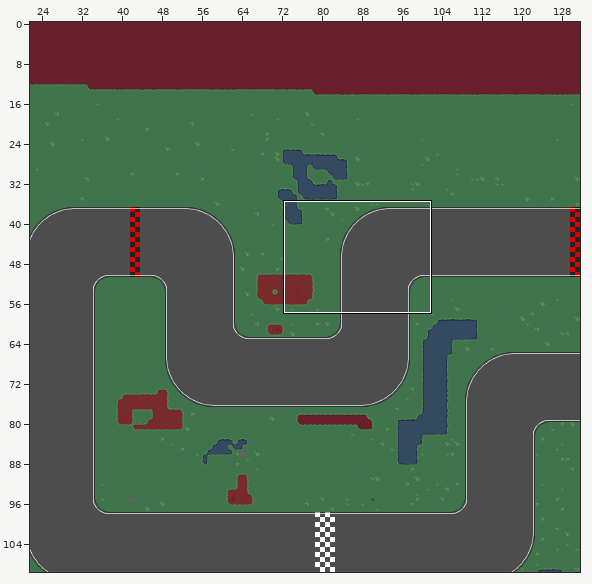
Two states of a Tiled map, game/Maps/course1/data.tmx. Above: a wide view before the commit, with the close-up outlined.
Close-up. Before:
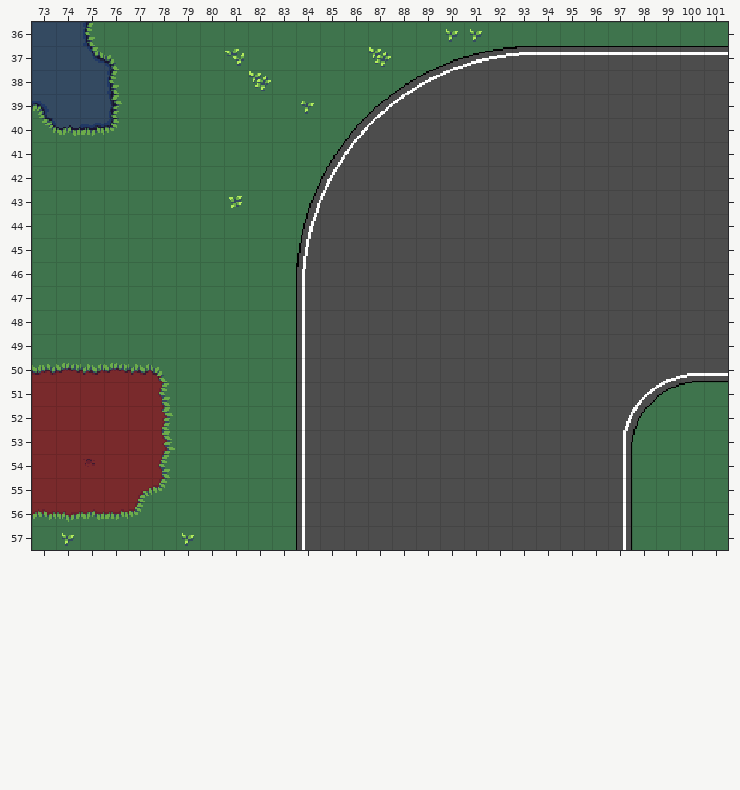
Cells are 16x16 px. Shown: x 73..101, y 36..57. The commit also changed other parts of the map, which this record leaves out.
Now the later version:
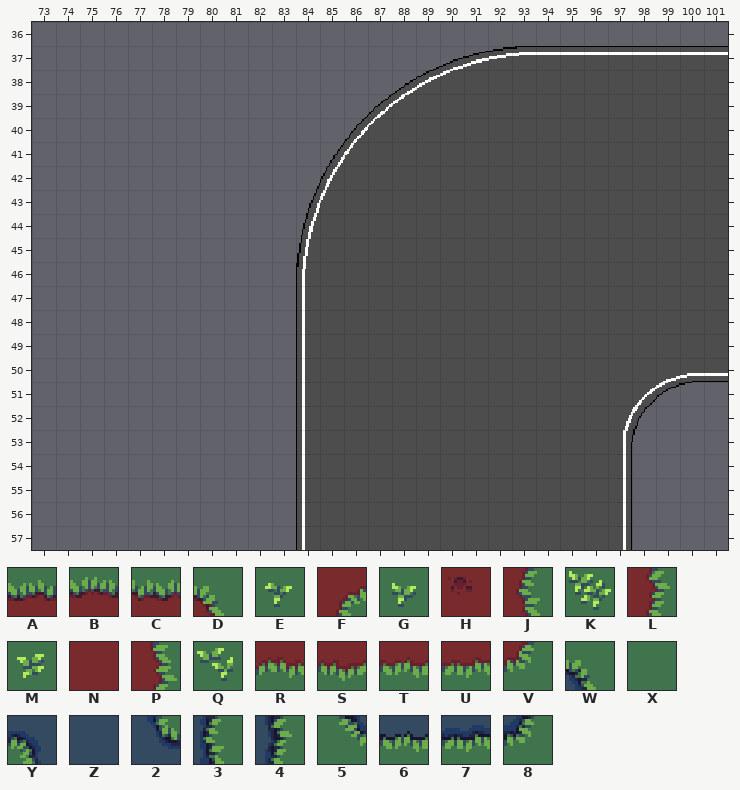
Key: from "terrain": A 2, B 3, C 4, D 5, E 6, F 25, G 30, H 51, J 53, K 54, L 77, M 78, N 100, P 101, Q 102, R 121, S 122, T 123, U 124, V 125, W 149, X 150, Y 170, Z 171, 2 193, 3 197, 4 221, 5 264, 6 267, 7 268, 8 269.
_ is an empty cell.
Changes in this commit:
{"where": "layer \"background\" (now hidden)"}
{"y":36,"x":73,"old":"ZZ3XXXXXXXXXXXXXXGGXXXXXXXXXX","new":"_____________________________"}
{"y":37,"x":73,"old":"ZZ2WXXXXQXXXXXKXXXXX","new":"____________________"}
{"y":38,"x":73,"old":"ZZZ3XXXXXKXXXXXXX","new":"_________________"}
{"y":39,"x":73,"old":"YZZ4XXXXXXXEXXX","new":"_______________"}
{"y":40,"x":73,"old":"5678XXXXXXXXXX","new":"______________"}
{"y":41,"x":73,"old":"XXXXXXXXXXXXX","new":"_____________"}
{"y":42,"x":73,"old":"XXXXXXXXXXXXX","new":"_____________"}
{"y":43,"x":73,"old":"XXXXXXXXMXXX","new":"____________"}
{"y":44,"x":73,"old":"XXXXXXXXXXXX","new":"____________"}
{"y":45,"x":73,"old":"XXXXXXXXXXXX","new":"____________"}
{"y":46,"x":73,"old":"XXXXXXXXXXX","new":"___________"}
{"y":47,"x":73,"old":"XXXXXXXXXXX","new":"___________"}
{"y":48,"x":73,"old":"XXXXXXXXXXX","new":"___________"}
{"y":49,"x":73,"old":"XXXXXXXXXXX","new":"___________"}
{"y":50,"x":73,"old":"ABCBCDXXXXX","new":"___________"}
{"y":51,"x":73,"old":"NNNNNJXXXXX","new":"___________"}
{"y":51,"x":98,"old":"XXXX","new":"____"}
{"y":52,"x":73,"old":"NNNNNLXXXXX","new":"___________"}
{"y":52,"x":98,"old":"XXXX","new":"____"}
{"y":53,"x":73,"old":"NNNNNPXXXXX","new":"___________"}
{"y":53,"x":98,"old":"XXXX","new":"____"}
{"y":54,"x":73,"old":"NNHNNJXXXXX","new":"___________"}
{"y":54,"x":98,"old":"XXXX","new":"____"}
{"y":55,"x":73,"old":"NNNNFVXXXXX","new":"___________"}
{"y":55,"x":98,"old":"XXXX","new":"____"}
{"y":56,"x":73,"old":"RSTUVXXXXXX","new":"___________"}
{"y":56,"x":98,"old":"XXXX","new":"____"}
{"y":57,"x":73,"old":"XGXXXXGXXXX","new":"___________"}
{"y":57,"x":98,"old":"XXXX","new":"____"}
{"label":"removed","picture_box":[32,22,728,550]}
